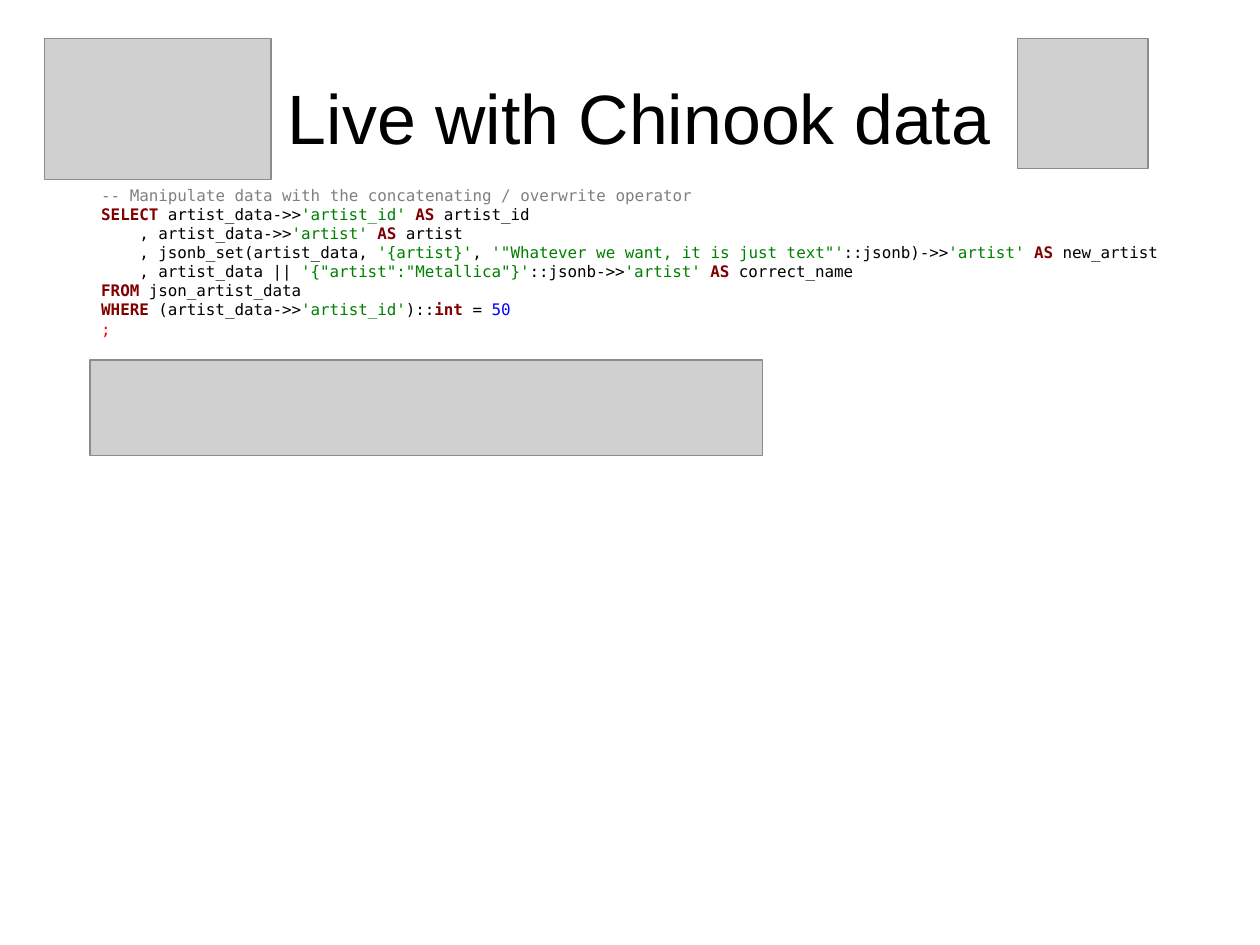
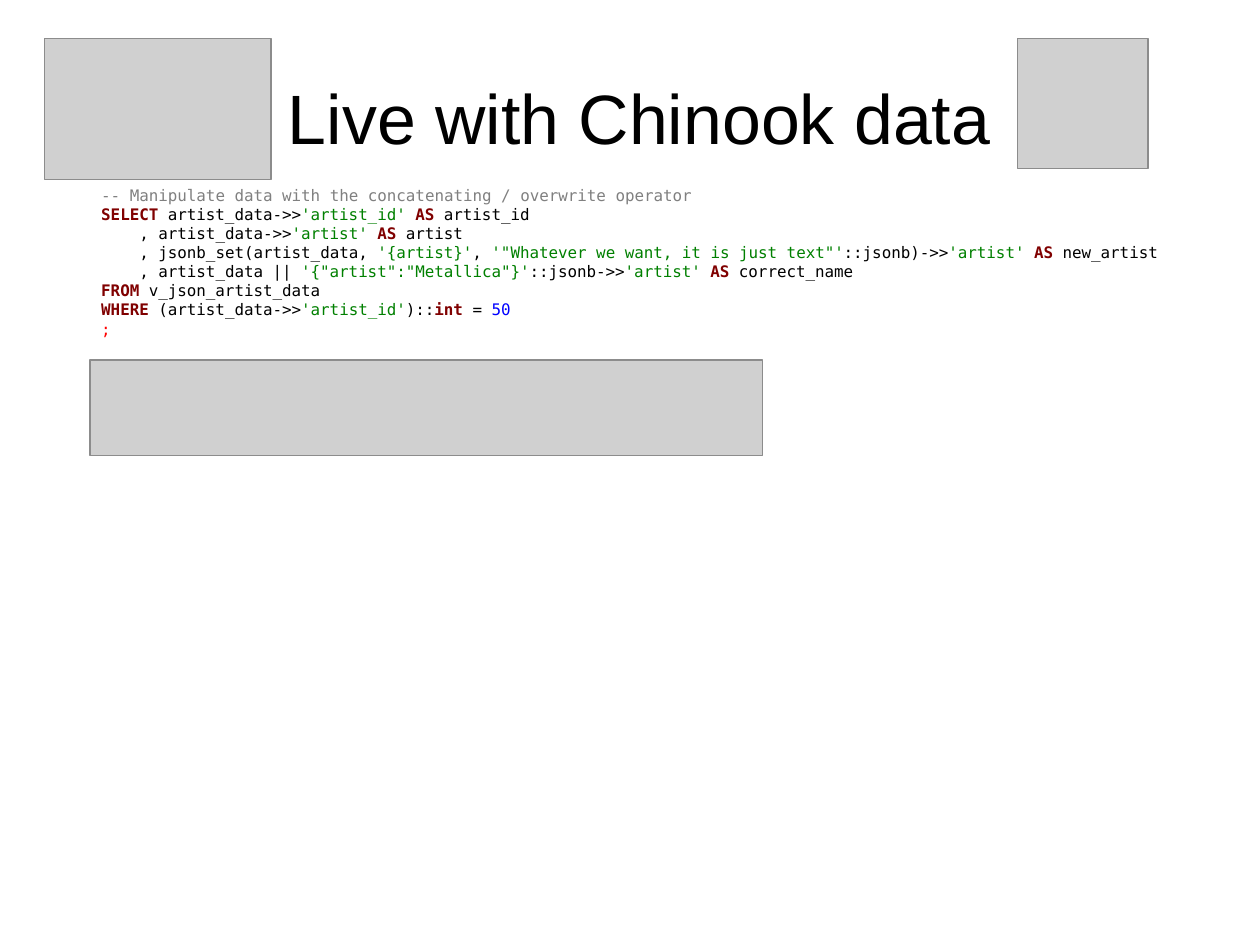
Before and after one commit to sjstoelting/talks, a slide deck: slide 29 of json-by-example/JSON-by-example.odp (slide 30 before the commit). Drawn at 1260x945 pixels with LibreOffice and Linux fonts; fonts in the diff are those of the drawing; grey boxes stand for pictures. Boxes give left, top, right and bottom in pixels: in the first picture for what was removed or moved away, otherwise in the second. Text is boxed around its words. In the diff, an @@ line names an element or a change of style, - is before the commit and + after.

```diff
--- a/json-by-example/JSON-by-example.odp
+++ b/json-by-example/JSON-by-example.odp
@@ text at [101,284,320,300]: text changed @@
-FROM json_artist_data
+FROM v_json_artist_data
```
Also in this commit, not shown: 6 other slides changed, 1 slide removed, 1 other file.
